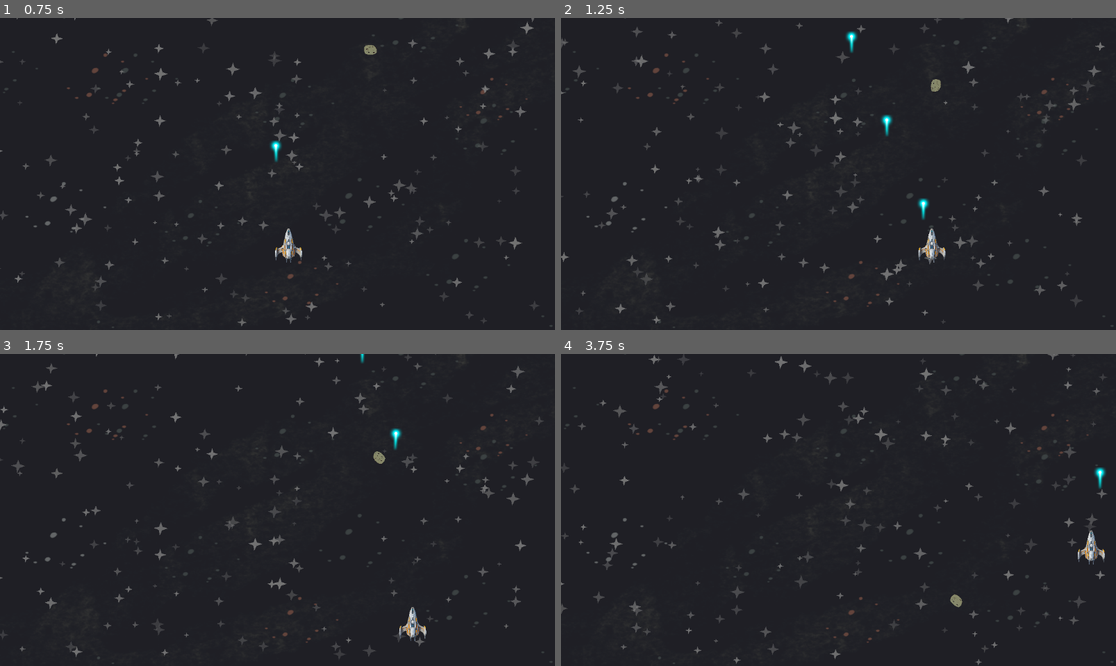
Above: before the commit, frames 1-4 (two rows, left to right).
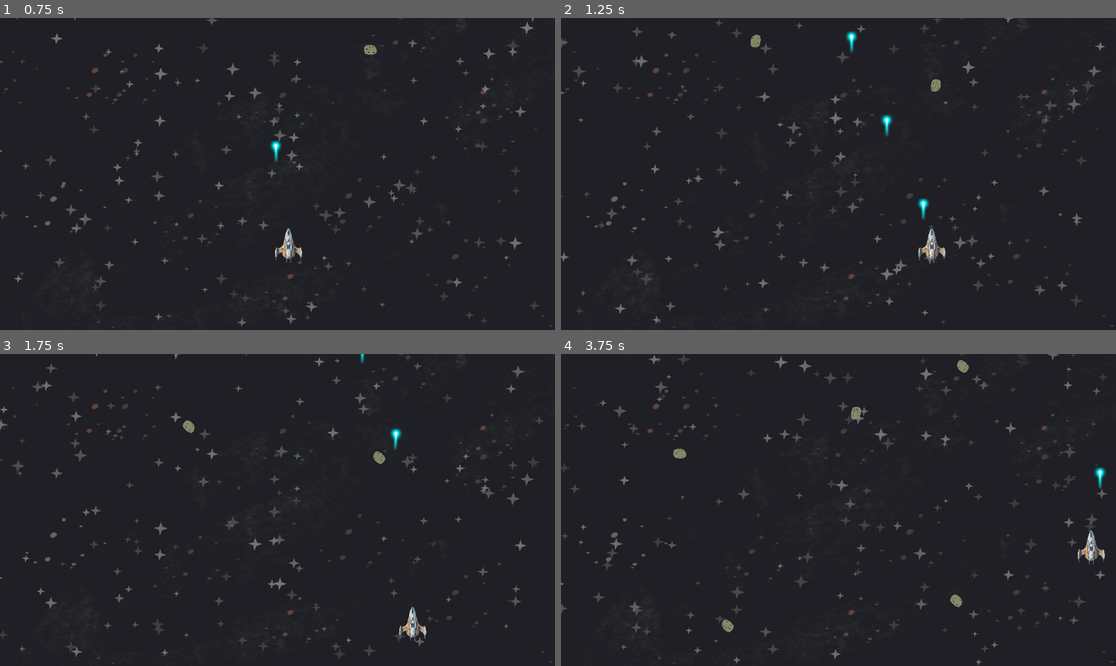
Above: after the commit, the same moments.

Repository: Niarb144/Project-Hermes
Game: Godot game, scene res://Scenes/world.tscn
Two runs of this game, one before a commit and one after it. Both use one fixed random seed, a clock stepped at 60 frames per second and the inputs below.
Inputs:
- Up to frame 1 (0.75 s): hold Right (move_right) from 0.53 s (still down); hold Space (shoot) from 0.53 s (still down)
- Up to frame 2 (1.25 s): keep holding Right (move_right); keep holding Space (shoot)
- Up to frame 3 (1.75 s): release Right (move_right) at 1.28 s; release Space (shoot) at 1.28 s; hold S (move_down) from 1.28 s (still down); tap Space (shoot) at 1.35 s
- Up to frame 4 (3.75 s): release S (move_down) at 2.03 s; hold Right (move_right) 2.03-2.78 s; hold Space (shoot) 2.03-2.78 s; hold Up (move_up) 2.78-3.53 s; tap Space (shoot) at 2.85 s; hold Left (move_left) from 3.53 s (still down); hold Space (shoot) from 3.53 s (still down)

Frame 1 is identical in both runs. In frame 2, less than 0.1% of the frame differs, in the area x 34-37%, y 5-10%; in frame 3, less than 0.1%; in frame 4, 0.3%, in the area x 20-74%, y 1-90%.

Commit message:
Add Boss Logic and Fix Wave Bug

Diff:
--- /dev/null
+++ b/Scenes/boss.gd
@@ -0,0 +1,103 @@
+extends Area2D
+
+signal enemy_died
+
+@export var max_health := 3
+@export var entry_speed := 120.0
+@export var horizontal_speed := 150.0
+@export var entry_y := 120.0
+
+@export var bullet_scene: PackedScene
+@export var fire_rate := 0.8
+
+var health: int
+var entering := true
+var direction := 1
+var screen_size: Vector2
+
+@onready var gun = $Gun
+@onready var shoot_timer := $ShootTimer
+@onready var sprite := $AnimatedSprite2D
+
+func _ready():
+	health = max_health
+	screen_size = get_viewport_rect().size
+	#sprite.play("idle")
+
+	shoot_timer.wait_time = fire_rate
+	shoot_timer.stop() # only starts after entry
+
+
+func _process(delta):
+	if entering:
+		_handle_entry(delta)
+	else:
+		_handle_movement(delta)
+
+
+# -----------------------
+# Entry Phase
+# -----------------------
+func _handle_entry(delta):
+	position.y += entry_speed * delta
+
+	if position.y >= entry_y:
+		position.y = entry_y
+		entering = false
+		shoot_timer.start()
+
+
+# -----------------------
+# Combat Movement
+# -----------------------
+func _handle_movement(delta):
+	position.x += direction * horizontal_speed * delta
+
+	if position.x < 60:
+		direction = 1
+	elif position.x > screen_size.x - 60:
+		direction = -1
+
+
+# -----------------------
+# Shooting
+# -----------------------
+func _on_ShootTimer_timeout():
+	shoot()
+
+func shoot():
+	if bullet_scene == null:
+		push_error("Bullet scene not assigned on shooter enemy")
+		return
+
+	var bullet = bullet_scene.instantiate()
+	get_parent().add_child.call_deferred(bullet)
+	bullet.global_position = gun.global_position
+	bullet.add_to_group("enemy_bullets")
+
+
+# -----------------------
+# Damage & Death
+# -----------------------
+func take_damage(amount: int):
+	health -= amount
+	if health <= 0:
+		die()
+
+func die():
+	shoot_timer.stop()
+	emit_signal("enemy_died")
+	queue_free()
+
+
+# -----------------------
+# Collisions
+# -----------------------
+func _on_area_entered(area: Area2D) -> void:
+	if area.is_in_group("player_bullets"):
+		take_damage(area.damage)
+		area.queue_free()
+
+func _on_body_entered(body):
+	if body.is_in_group("player"):
+		body.take_damage(3)
--- /dev/null
+++ b/Scenes/boss.tscn
@@ -0,0 +1,35 @@
+[gd_scene load_steps=5 format=3 uid="uid://bacxlcnkco4h8"]
+
+[ext_resource type="Texture2D" uid="uid://bjlx43hry5jdj" path="res://Assets/Enemies/shooter/shooter1.png" id="1_0154r"]
+[ext_resource type="Script" uid="uid://dxsyijr233xrf" path="res://Scenes/boss.gd" id="1_cxrok"]
+[ext_resource type="PackedScene" uid="uid://bnprby2ns4gom" path="res://Scenes/boss_bullet.tscn" id="2_ukjjc"]
+
+[sub_resource type="CapsuleShape2D" id="CapsuleShape2D_cxrok"]
+radius = 75.02666
+height = 297.67276
+
+[node name="Boss" type="Area2D"]
+position = Vector2(-1, 16)
+rotation = -3.1460705
+script = ExtResource("1_cxrok")
+bullet_scene = ExtResource("2_ukjjc")
+
+[node name="AnimatedSprite2D" type="Sprite2D" parent="."]
+position = Vector2(1.9999999, -2.9999998)
+scale = Vector2(0.2, 0.2)
+texture = ExtResource("1_0154r")
+
+[node name="CollisionShape2D" type="CollisionShape2D" parent="."]
+position = Vector2(2, -43)
+rotation = -1.5729369
+shape = SubResource("CapsuleShape2D_cxrok")
+
+[node name="Gun" type="Marker2D" parent="."]
+position = Vector2(1.6089724, -135.99417)
+
+[node name="ShootTimer" type="Timer" parent="."]
+wait_time = 0.5
+autostart = true
+
+[connection signal="area_entered" from="." to="." method="_on_area_entered"]
+[connection signal="body_entered" from="." to="." method="_on_body_entered"]
--- /dev/null
+++ b/Scenes/boss_bullet.gd
@@ -0,0 +1,15 @@
+extends Area2D
+
+@export var speed := 900.0
+@export var damage := 1.5
+
+var screen_size: Vector2
+
+func _ready():
+	screen_size = get_viewport_rect().size
+
+func _process(delta):
+	position.y -= speed * delta
+
+	if position.y < -20:
+		queue_free()
--- /dev/null
+++ b/Scenes/boss_bullet.tscn
@@ -0,0 +1,19 @@
+[gd_scene load_steps=4 format=3 uid="uid://bnprby2ns4gom"]
+
+[ext_resource type="Script" uid="uid://c20u3b5hyqonc" path="res://Scenes/boss_bullet.gd" id="1_u23ew"]
+[ext_resource type="Texture2D" uid="uid://c5kdnx7fpnqcf" path="res://Assets/Enemies/shooter/blue_laser.png" id="2_3euku"]
+
+[sub_resource type="CapsuleShape2D" id="CapsuleShape2D_72t2l"]
+radius = 6.0
+height = 62.0
+
+[node name="BossBullet" type="Area2D" groups=["enemy_bullets"]]
+script = ExtResource("1_u23ew")
+
+[node name="Sprite2D" type="Sprite2D" parent="."]
+scale = Vector2(1, 0.9)
+texture = ExtResource("2_3euku")
+
+[node name="CollisionShape2D" type="CollisionShape2D" parent="."]
+position = Vector2(1, 1)
+shape = SubResource("CapsuleShape2D_72t2l")
--- a/Scenes/enemy_bullet.tscn
+++ b/Scenes/enemy_bullet.tscn
@@ -4,7 +4,8 @@
 [ext_resource type="Texture2D" uid="uid://bab4e4f4ogudn" path="res://Assets/Enemies/shooter/red_laser.png" id="2_b6yqb"]
 
 [sub_resource type="CapsuleShape2D" id="CapsuleShape2D_72t2l"]
-radius = 3.0
+radius = 6.0
+height = 62.0
 
 [node name="EnemyBullet" type="Area2D" groups=["enemy_bullets"]]
 script = ExtResource("1_54jiv")
--- a/Scenes/level_manager.gd
+++ b/Scenes/level_manager.gd
@@ -5,17 +5,21 @@
 @export var shooter_enemy: PackedScene
 @export var boss_enemy: PackedScene
 
+# Wave definitions
 var level_1_waves = [
-	{ "enemy": "asteroid", "count": 1 },
-	{ "enemy": "shooter", "count": 1 },
-	{ "enemy": "mixed", "count": 8 }
+	{ "enemy": "asteroid", "count": 3 },
+	{ "enemy": "shooter", "count": 3 },
+	{ "enemy": "mixed", "count": 3 }
 ]
 
+# Wave state
 var current_wave := 0
 var enemies_to_kill := 0
 var enemies_killed := 0
 var player_alive := true
 var spawning := false
+var wave_ending := false
+
 
 func _ready():
 	var player = get_tree().get_first_node_in_group("player")
@@ -30,66 +34,69 @@
 
 
 func start_wave():
+	# SAFETY CHECK
+	if current_wave >= level_1_waves.size():
+		return
+
 	enemies_killed = 0
 	enemies_to_kill = level_1_waves[current_wave]["count"]
 	spawning = true
 
 	match level_1_waves[current_wave]["enemy"]:
 		"asteroid":
-			spawn_wave_with_delay(asteroid_enemy, enemies_to_kill)
-
+			spawn_wave_with_delay(asteroid_enemy)
 		"shooter":
-			spawn_wave_with_delay(shooter_enemy, enemies_to_kill)
-
+			spawn_wave_with_delay(shooter_enemy)
 		"mixed":
-			spawn_mixed_wave_with_delay(enemies_to_kill)
-
-func spawn_wave_with_delay(enemy_scene: PackedScene, count: int):
-	for i in count:
-		if not player_alive:
-			return
-
-		var enemy = enemy_spawner.spawn_enemy(enemy_scene)
-		enemy.enemy_died.connect(_on_enemy_died, CONNECT_ONE_SHOT)
-
-		await get_tree().create_timer(0.6).timeout
+			spawn_mixed_wave_with_delay()
 
 
 
-func spawn_wave(enemy_scene: PackedScene, count: int):
-	for i in count:
+# --------------------------
+# Continuous spawning loop
+# --------------------------
+func spawn_wave_with_delay(enemy_scene: PackedScene) -> void:
+	spawning = true
+	# async loop that runs until wave quota is reached or player dies
+	while spawning and player_alive and enemies_killed < enemies_to_kill:
 		var enemy = enemy_spawner.spawn_enemy(enemy_scene)
-		enemy.enemy_died.connect(_on_enemy_died)
+		enemy.enemy_died.connect(_on_enemy_died, CONNECT_ONE_SHOT)
+		await get_tree().create_timer(randf_range(0.5, 1.0)).timeout
 
-func spawn_mixed_wave_with_delay(count: int):
-	for i in count:
-		if not player_alive:
-			return
-
+func spawn_mixed_wave_with_delay() -> void:
+	spawning = true
+	while spawning and player_alive and enemies_killed < enemies_to_kill:
 		var scene = asteroid_enemy if randf() < 0.5 else shooter_enemy
 		var enemy = enemy_spawner.spawn_enemy(scene)
 		enemy.enemy_died.connect(_on_enemy_died, CONNECT_ONE_SHOT)
-
-		await get_tree().create_timer(0.6).timeout
+		await get_tree().create_timer(randf_range(0.5, 1.0)).timeout
 
 
+# --------------------------
+# Enemy death handler
+# --------------------------
 func _on_enemy_died():
-	if not player_alive:
+	if not player_alive or wave_ending:
 		return
 
 	enemies_killed += 1
 
 	if enemies_killed >= enemies_to_kill:
+		wave_ending = true
+		spawning = false
 		current_wave += 1
-		spawning = false
 
 		if current_wave < level_1_waves.size():
 			await get_tree().create_timer(2.0).timeout
+			wave_ending = false
 			start_wave()
 		else:
 			spawn_boss()
 
 
+# --------------------------
+# Boss handling
+# --------------------------
 func spawn_boss():
 	var boss = boss_enemy.instantiate()
 	boss.position = Vector2(
@@ -100,13 +107,21 @@
 	get_parent().add_child(boss)
 
 
+func _on_boss_died():
+	level_complete()
+
+
+# --------------------------
+# Player death
+# --------------------------
 func _on_player_died():
 	player_alive = false
+	spawning = false
 	print("GAME OVER")
 
 
-func _on_boss_died():
-	level_complete()
-
+# --------------------------
+# Level complete
+# --------------------------
 func level_complete():
 	print("LEVEL COMPLETE!")
--- a/Scenes/level_manager.tscn
+++ b/Scenes/level_manager.tscn
@@ -1,12 +1,13 @@
-[gd_scene load_steps=4 format=3 uid="uid://bwadn886h2j3n"]
+[gd_scene load_steps=5 format=3 uid="uid://bwadn886h2j3n"]
 
 [ext_resource type="Script" uid="uid://bx77mqt2wg807" path="res://Scenes/level_manager.gd" id="1_f6wcy"]
 [ext_resource type="PackedScene" uid="uid://cdrf32ubs8x3" path="res://Scenes/asteroid.tscn" id="2_q361b"]
 [ext_resource type="PackedScene" uid="uid://blmpgrabglcj4" path="res://Scenes/enemy_shooter.tscn" id="3_1g1tw"]
+[ext_resource type="PackedScene" uid="uid://bacxlcnkco4h8" path="res://Scenes/boss.tscn" id="4_1g1tw"]
 
 [node name="LevelManager" type="Node" node_paths=PackedStringArray("enemy_spawner")]
 script = ExtResource("1_f6wcy")
 enemy_spawner = NodePath(".")
 asteroid_enemy = ExtResource("2_q361b")
 shooter_enemy = ExtResource("3_1g1tw")
-boss_enemy = ExtResource("3_1g1tw")
+boss_enemy = ExtResource("4_1g1tw")
Binary file added: Assets/Enemies/shooter/blue_laser.png
Not shown, added: Assets/Enemies/shooter/blue_laser.png.import
Not shown, added: Scenes/boss.gd.uid
Not shown, added: Scenes/boss_bullet.gd.uid
